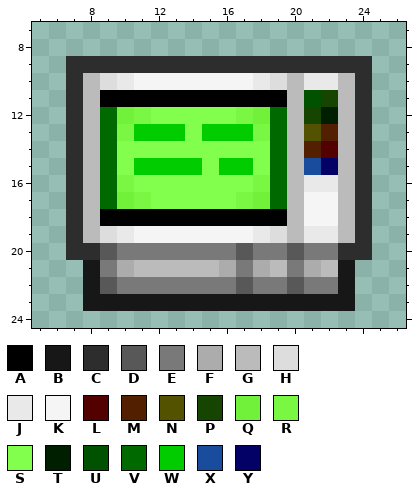
Pixel-art sprite -- Resources/Textures/Structures/Power/apc.rsi/static.png. The picture above is the old version.
The file is 32x32 pixels. Shown: x 5..26, y 7..24.
Palette (. is transparent): A #000000  B #171717  C #2d2d2d  D #585858  E #797979  F #acacac  G #bbbbbb  H #dddddd  J #e9e9e9  K #f5f5f5  L #520000  M #521f00  N #525200  P #154500  Q #72f13b  R #79f742  S #82ff4c  T #001f00  U #005200  V #006a00  W #00cc00  X #1a4c9d  Y #030066
And afterwards:
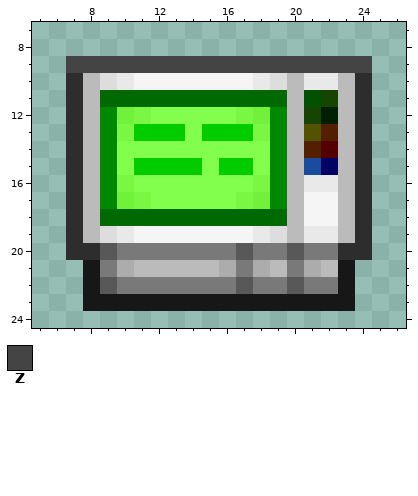
Colours new in this view: Z #444444
Diff:
Colour A changes from #000000 to #006a00.
Colour V changes from #006a00 to #008800.
Colour C gives way to colour Z in row 9 at x 7 to 24.
